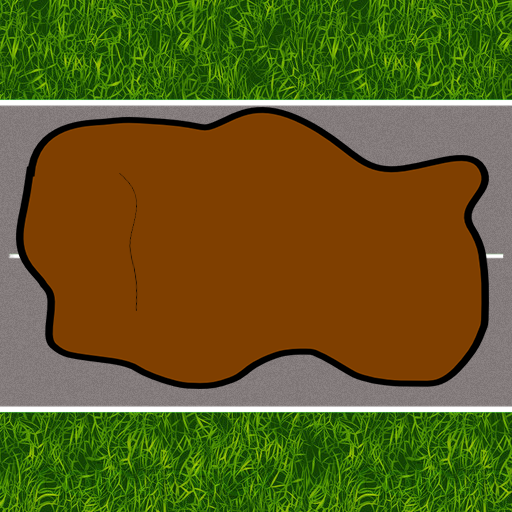
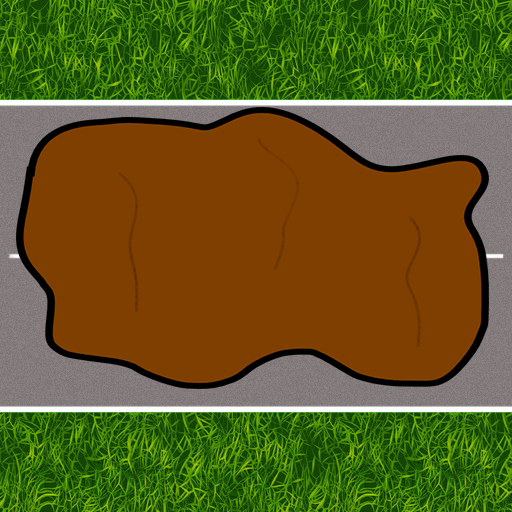
Comparing the layer stacks of the two w=512, h=512 images. Changes:
added layer "Shape 3" above "Shape 2" over 405, 217, 421, 348
added layer "Shape 2" above "Shape 1" over 257, 138, 299, 270
painted on "Shape 1" over 118, 172, 139, 312
